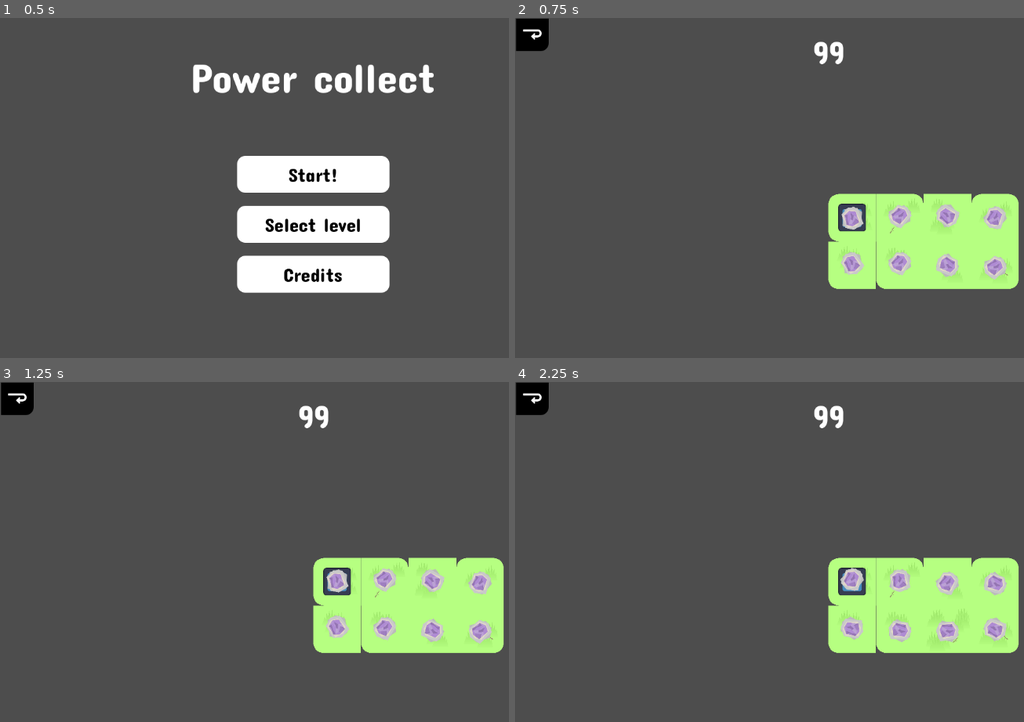
Above: before the commit, frames 1-4 (two rows, left to right).
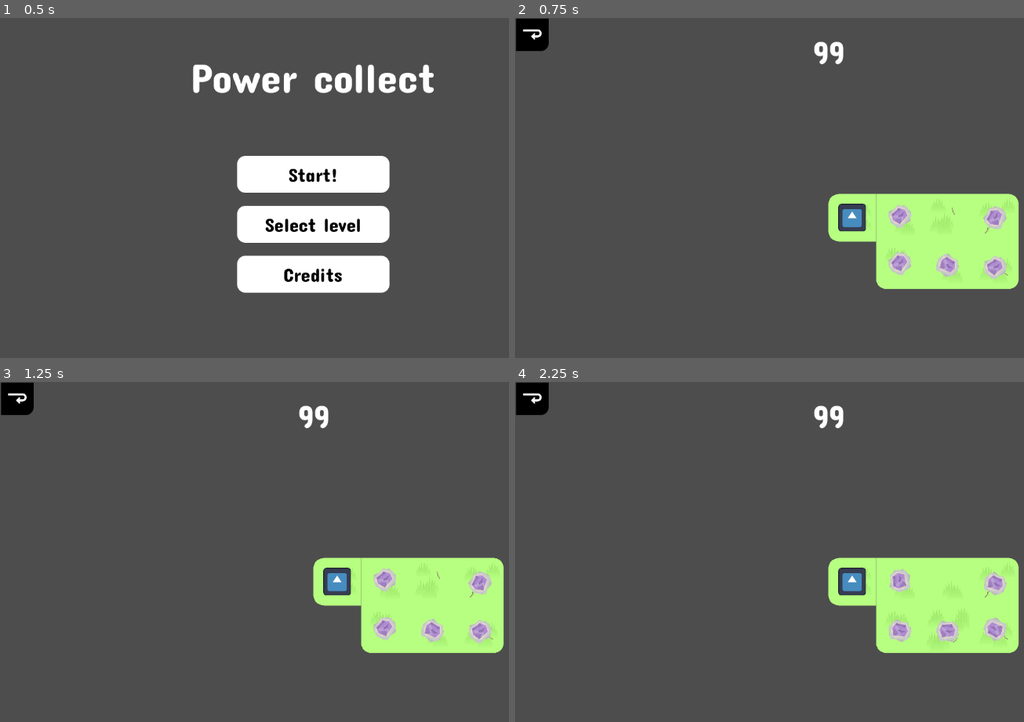
Above: after the commit, the same moments.

Repository: Sergueille/Collector
Game: Godot game, scene res://UI/menu_ui.tscn
The game is run twice, just before and just after one commit, with the same random seed, the same clock (stepped at 60 frames per second) and the same inputs. The engine's default icon, where the game draws it, is replaced by a stand-in: a white triangle on a blue panel in a dark square.
Inputs (mouse positions are in pixels of both pictures, inside the frame that each line leads up to):
- Up to frame 1 (0.5 s): no input
- Up to frame 2 (0.75 s): click "Start!" at 0.5 s
- Up to frame 3 (1.25 s): no input
- Up to frame 4 (2.25 s): click (530, 399) at 1.25 s; click "Start!" at 2 s

Frame 1 is identical in both runs. In frame 2, 1.8% of the frame differs, in the area x 61-98%, y 51-80%; in frame 3, 1.8%; in frame 4, 1.8%.

Commit message:
Working magnet (missing visuals)

Diff:
--- a/parser.gd
+++ b/parser.gd
@@ -91,6 +91,7 @@
 
 			# Initialise une nouvelle tuile dans la grille du niveau
 			level.tiles[Vector2i(i, j)] = tile_scene.instantiate()
+			level.tiles[Vector2i(i, j)].tile_position = Vector2i(i, j)
 			level.add_child(level.tiles[Vector2i(i,j)])
 
 			var prop  # Stocke le type de propriété associé à la tuile
@@ -99,20 +100,27 @@
 			if property == "m":
 				tile_resource.properties.push_back(block_property_scene)       # "m" → mur ou bloc infranchissable
 				tile_resource.atlas_coordinates = theme.get_tile_position(is_tile_vide[0], is_tile_vide[1], is_tile_vide[2], is_tile_vide[3])
+				tile_resource.has_sprite = false
 			elif property == "v":
 				tile_resource.atlas_coordinates = theme.get_tile_position(is_tile_vide[0], is_tile_vide[1], is_tile_vide[2], is_tile_vide[3])
+				level.tiles[Vector2i(i, j)].has_collectible = true # Met un collectible sur la tuile
+				tile_resource.has_sprite = true
 			elif property == "p":
 				start_position = Vector2i(i, j)  # on enregistre la position de départ
 				tile_resource.atlas_coordinates = theme.get_tile_position(is_tile_vide[0], is_tile_vide[1], is_tile_vide[2], is_tile_vide[3])
 				level.player.current_position = Vector2i(i, j)
+				tile_resource.has_sprite = true
 			elif property == "d":
 				tile_resource.atlas_coordinates = theme.get_tile_position(is_tile_vide[0], is_tile_vide[1], is_tile_vide[2], is_tile_vide[3])
 				tile_resource.properties.push_back(power_up_property_scene)
+				tile_resource.has_sprite = true
 			elif property == "a":
 				tile_resource.atlas_coordinates = theme.get_tile_position(is_tile_vide[0], is_tile_vide[1], is_tile_vide[2], is_tile_vide[3])
 				tile_resource.properties.push_back(power_up_property_scene)     # "a" → autre type de bonus (à clarifier)
+				tile_resource.has_sprite = true
 			# Ajoute la propriété à la ressource et l’associe à la tuile
 			level.tiles[Vector2i(i, j)].data = tile_resource
+			level.tiles[Vector2i(i, j)].setup_collectible()
 	level.set_level()
 	return level
 
--- a/player/player.gd
+++ b/player/player.gd
@@ -1,5 +1,7 @@
 class_name Player
 extends Node2D
+
+signal update_ui()
 
 const MOVEMENT_DURATION = 0.2
 
@@ -46,12 +48,13 @@
 		snap()
 		movement_tween = null
 		moving = false
+
+	update_ui.emit()
 	#movement_finished.emit()
 
 
 func add_power_up(type: Globals.PowerUp):
 	power_ups[type] += 1
-	sender.send_power_up_obtained(type)
 
 
 func use_power_up(type: Globals.PowerUp):
@@ -63,7 +66,7 @@
 				power_up.dash_direction = movement_direction
 			power_up.activate()
 	power_ups[type] -= 1
-	sender.send_power_up_used(type)
+	update_ui.emit()
 
 
 func snap():
--- a/puzzle/property/power_up_tile.gd
+++ b/puzzle/property/power_up_tile.gd
@@ -5,7 +5,13 @@
 
 var power_up: Globals.PowerUp
 
+var already_picked_up := false
+
 func _apply():
+	if already_picked_up:
+		return
+
 	var player = Puzzle.get_puzzle(self).player
 	player.add_power_up(power_up)
-	queue_free()
+	already_picked_up = true
+	# queue_free()
--- a/puzzle/puzzle.gd
+++ b/puzzle/puzzle.gd
@@ -18,9 +18,9 @@
 	for tile_position in tiles.keys():
 		for property_scene in tiles[tile_position].properties:
 			tiles[tile_position].add_child(property_scene.instantiate())
-		tilemap.set_cell(tile_position, 0, tiles[tile_position].data.atlas_coordinates)
-		tiles[tile_position].tile_position = tile_position
-		tiles[tile_position].enable_collectible()
+
+		if tiles[tile_position].data.has_sprite:
+			tilemap.set_cell(tile_position, 0, tiles[tile_position].data.atlas_coordinates)
 	for item in ui.items:
 		item.set_use_count(player.power_ups[item.type])
 	return
@@ -35,11 +35,6 @@
 	return parent if parent != null else null
 
 
-func _on_power_up_obtained(power_up: Globals.PowerUp) -> void:
-	ui.items.filter(func(x): return x.type == power_up)[0]\
-		.set_use_count(player.power_ups[power_up])
-
-
-func _on_power_up_used(power_up: Globals.PowerUp) -> void:
-	ui.items.filter(func(x): return x.type == power_up)[0]\
-		.set_use_count(player.power_ups[power_up])
+func update_ui() -> void:
+	for it in ui.items:
+		it.set_use_count(player.power_ups[it.type])
--- a/puzzle/puzzle.tscn
+++ b/puzzle/puzzle.tscn
@@ -50,3 +50,5 @@
 
 [node name="Camera2D" type="Camera2D" parent="."]
 zoom = Vector2(0.2, 0.2)
+
+[connection signal="update_ui" from="Player" to="." method="update_ui"]
--- a/puzzle/tile.gd
+++ b/puzzle/tile.gd
@@ -18,14 +18,12 @@
 		add_child(property_node)
 		properties.push_back(property_node)
 
-
-
-func enable_collectible():
-	has_collectible = true
-
-	collectible.position = (Vector2(tile_position) + Vector2(0.5, 0.5)) * Globals.TILE_SIZE
-
-	collectible.visible = true
+func setup_collectible() -> void:
+	if has_collectible:
+		collectible.position = (Vector2(tile_position) + Vector2(0.5, 0.5)) * Globals.TILE_SIZE
+		collectible.visible = true
+	else:
+		collectible.visible = false
 
 
 func collect_collectible():
--- a/puzzle/tiles/tile_resource.gd
+++ b/puzzle/tiles/tile_resource.gd
@@ -2,6 +2,7 @@
 extends Resource
 
 
+@export var has_sprite: bool # has this tile a sprite
 @export var atlas_coordinates: Vector2i # this points to the coordinate in the tileset
 										# where the tile's sprite is
 @export var properties: Array[PackedScene] # add the scenes of the properties.
Not shown: 1 places in UI/ingame_ui.tscn that only renumber resources
Not shown, changed: levels/niveau1.txt
